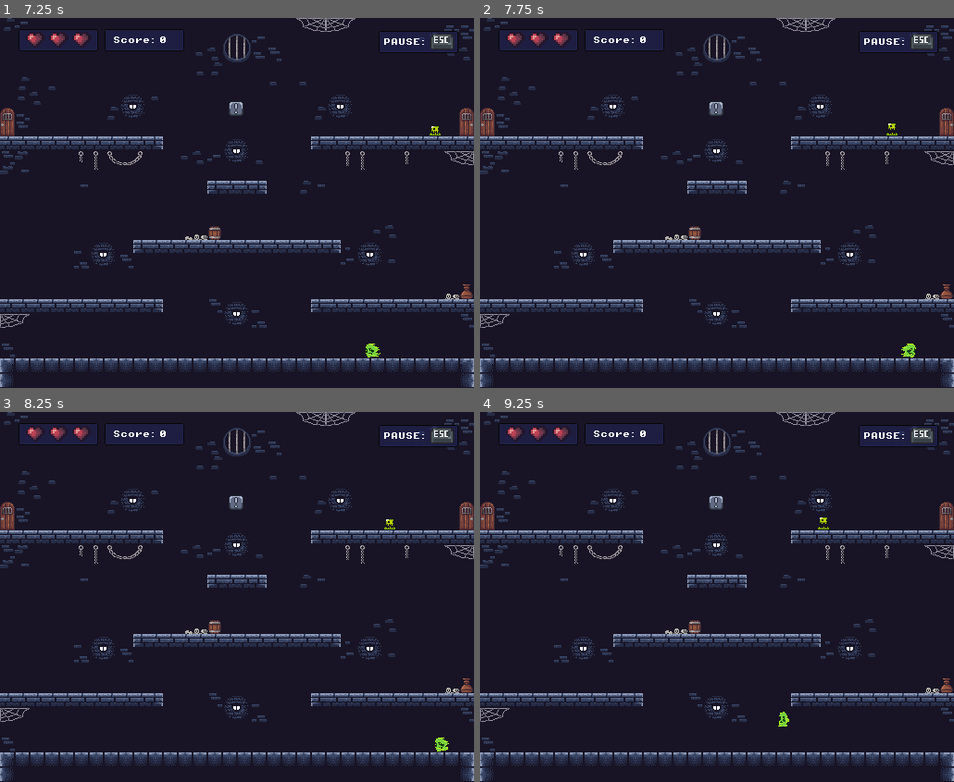
Above: before the commit, frames 1-4 (two rows, left to right).
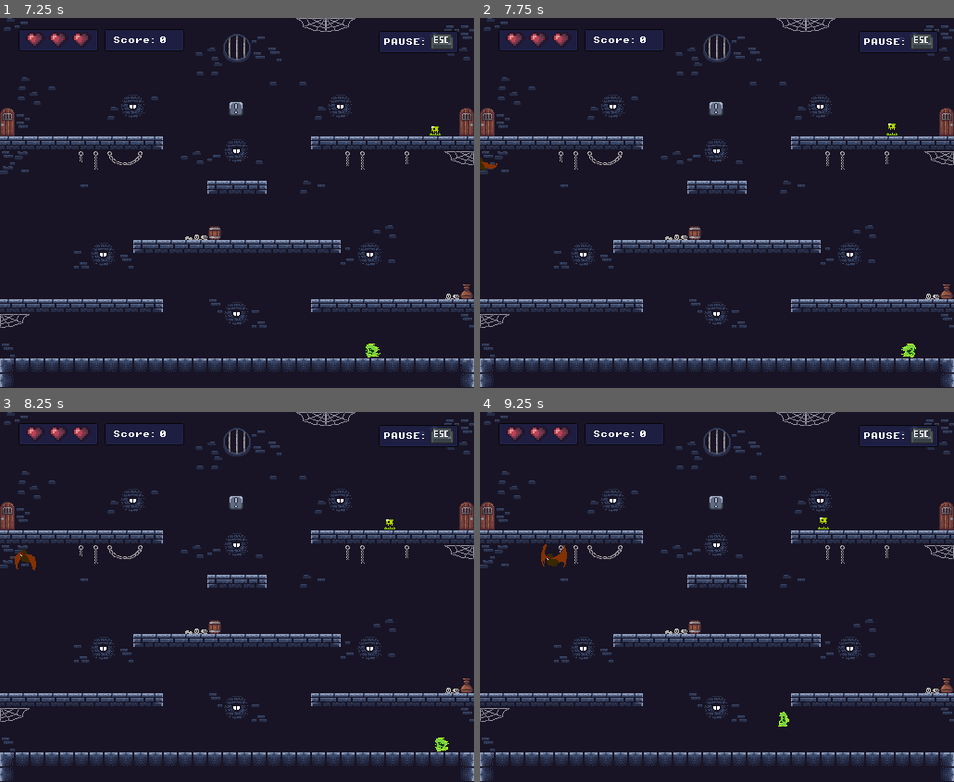
Above: after the commit, the same moments.

Repository: Iizakku/tiimi4_gamejam
Game: Godot game, scene res://Scenes/UI/MainMenu.tscn
Two runs of this game, one before a commit and one after it. Both use one fixed random seed, a clock stepped at 60 frames per second and the inputs below. Sound files missing from this copy of the repository are replaced by a short silence.
Inputs:
- Up to frame 1 (7.25 s): click "Start game" at 0.5 s; click "Start game" at 1.25 s; click "Start" at 2 s; tap Enter at 2.75 s; hold D (move_right) 2.78-4.28 s; tap Space (jump) at 3.02, 3.5, 3.77, 5.27, 6.02, 6.77 s; hold Left (move_left) 4.28-5.03 s; hold D (move_right) 5.03-6.53 s; hold Left (move_left) from 6.53 s (still down)
- Up to frame 2 (7.75 s): release Left (move_left) at 7.28 s; hold D (move_right) from 7.28 s (still down)
- Up to frame 3 (8.25 s): release D (move_right) at 8.03 s; hold Left (move_left) from 8.03 s (still down)
- Up to frame 4 (9.25 s): keep holding Left (move_left); tap Space (jump) at 8.27, 9.02 s

Frame 1 is identical in both runs. In frame 2, less than 0.1% of the frame differs, in the area x 0-4%, y 37-42%; in frame 3, 0.1%; in frame 4, 0.2%, in the area x 12-19%, y 35-42%.

Commit message:
Lisätty lepakko ja sen toiminnot

Diff:
--- /dev/null
+++ b/gamejam/Code/Characters/enemy_3.gd
@@ -0,0 +1,33 @@
+extends CharacterBody2D
+class_name enemy_3
+
+@onready var animated_sprite_2d: AnimatedSprite2D = $AnimatedSprite2D
+
+const speed = 50.0
+var direction = Vector2.RIGHT
+var can_hit = true
+
+# Called when the node enters the scene tree for the first time.
+func _ready() -> void:
+	motion_mode = CharacterBody2D.MOTION_MODE_FLOATING
+
+func _physics_process(delta):
+	velocity = direction * speed
+	move_and_slide()
+
+	for i in range(get_slide_collision_count()):
+		var collision = get_slide_collision(i)
+		var body = collision.get_collider()
+
+		if body is Player:
+			GameManager.take_damage()
+
+
+func _on_area_2d_body_entered(body: Node2D) -> void:
+	if body is Player and can_hit:
+		can_hit = false
+
+		GameManager.take_damage()
+
+		await get_tree().create_timer(0.5).timeout
+		can_hit = true
--- /dev/null
+++ b/gamejam/Code/Level/batspawner.gd
@@ -0,0 +1,18 @@
+extends Node2D
+class_name spawner3
+
+
+@export var enemy_3_scene : PackedScene
+@export var max_enemies = 50
+var current_enemies = 0
+
+
+func _on_timer_timeout() -> void:
+	if current_enemies >= max_enemies:
+		return
+
+	var enemy_3 = enemy_3_scene.instantiate()
+	enemy_3.position = position
+	get_parent().add_child(enemy_3)
+
+	current_enemies += 1
--- /dev/null
+++ b/gamejam/Scenes/Characters/enemy_3.tscn
@@ -0,0 +1,62 @@
+[gd_scene load_steps=9 format=3 uid="uid://dsqlyp63v0fx8"]
+
+[ext_resource type="Script" uid="uid://csfywwxfq4h51" path="res://Code/Characters/enemy_3.gd" id="1_2k5vt"]
+[ext_resource type="Texture2D" uid="uid://du4si0n23ym0q" path="res://Art/Sprites/lepakko.png" id="1_r377l"]
+
+[sub_resource type="AtlasTexture" id="AtlasTexture_2k5vt"]
+atlas = ExtResource("1_r377l")
+region = Rect2(0, 0, 32, 32)
+
+[sub_resource type="AtlasTexture" id="AtlasTexture_h121c"]
+atlas = ExtResource("1_r377l")
+region = Rect2(32, 0, 32, 32)
+
+[sub_resource type="AtlasTexture" id="AtlasTexture_nmncw"]
+atlas = ExtResource("1_r377l")
+region = Rect2(64, 0, 32, 32)
+
+[sub_resource type="SpriteFrames" id="SpriteFrames_r6gke"]
+animations = [{
+"frames": [{
+"duration": 1.0,
+"texture": SubResource("AtlasTexture_2k5vt")
+}, {
+"duration": 1.0,
+"texture": SubResource("AtlasTexture_h121c")
+}, {
+"duration": 1.0,
+"texture": SubResource("AtlasTexture_nmncw")
+}],
+"loop": true,
+"name": &"default",
+"speed": 7.0
+}]
+
+[sub_resource type="CapsuleShape2D" id="CapsuleShape2D_r377l"]
+radius = 6.0
+height = 12.0
+
+[sub_resource type="CapsuleShape2D" id="CapsuleShape2D_2k5vt"]
+radius = 8.0
+height = 16.0
+
+[node name="enemy_3" type="CharacterBody2D"]
+collision_layer = 2
+collision_mask = 4
+script = ExtResource("1_2k5vt")
+
+[node name="AnimatedSprite2D" type="AnimatedSprite2D" parent="."]
+sprite_frames = SubResource("SpriteFrames_r6gke")
+autoplay = "default"
+
+[node name="CollisionShape2D" type="CollisionShape2D" parent="."]
+position = Vector2(-1, 1)
+shape = SubResource("CapsuleShape2D_r377l")
+
+[node name="Area2D" type="Area2D" parent="."]
+
+[node name="CollisionShape2D" type="CollisionShape2D" parent="Area2D"]
+position = Vector2(-1, 1)
+shape = SubResource("CapsuleShape2D_2k5vt")
+
+[connection signal="body_entered" from="Area2D" to="." method="_on_area_2d_body_entered"]
--- a/gamejam/Scenes/Characters/player.tscn
+++ b/gamejam/Scenes/Characters/player.tscn
@@ -83,7 +83,7 @@
 height = 16.0
 
 [node name="Player" type="CharacterBody2D" groups=["player"]]
-collision_mask = 3
+collision_mask = 7
 script = ExtResource("1_40svl")
 
 [node name="AnimatedSprite2D" type="AnimatedSprite2D" parent="."]
--- a/gamejam/Scenes/Levels/level.tscn
+++ b/gamejam/Scenes/Levels/level.tscn
@@ -12,6 +12,8 @@
 [ext_resource type="Script" uid="uid://xtjr44vm8r21" path="res://Code/Level/killzone.gd" id="10_rxcld"]
 [ext_resource type="AudioStream" uid="uid://q35hwguf1u6v" path="res://Audio/Memoraphile_Spooky _Dungeon.mp3" id="11_j3yal"]
 [ext_resource type="PackedScene" uid="uid://nhjneo3dq57" path="res://Scenes/Levels/LevelObjects/stop_button.tscn" id="12_r0lyn"]
+[ext_resource type="Script" uid="uid://bx42l0rbhyefw" path="res://Code/Level/batspawner.gd" id="13_c5s4o"]
+[ext_resource type="PackedScene" uid="uid://dsqlyp63v0fx8" path="res://Scenes/Characters/enemy_3.tscn" id="14_kogc4"]
 
 [sub_resource type="WorldBoundaryShape2D" id="WorldBoundaryShape2D_j3yal"]
 distance = -400.0
@@ -118,8 +120,18 @@
 position = Vector2(514, -10)
 shape = SubResource("SegmentShape2D_i5435")
 
+[node name="BatSpawner" type="Node2D" parent="."]
+position = Vector2(-29, 159)
+script = ExtResource("13_c5s4o")
+enemy_3_scene = ExtResource("14_kogc4")
+
+[node name="Timer" type="Timer" parent="BatSpawner"]
+wait_time = 5.0
+autostart = true
+
 [connection signal="body_entered" from="Killzone" to="Killzone" method="_on_body_entered"]
 [connection signal="body_entered" from="Portals/LeftPortal" to="." method="_on_left_portal_body_entered"]
 [connection signal="body_entered" from="Portals/RightPortal" to="." method="_on_right_portal_body_entered"]
 [connection signal="timeout" from="Spawners/Spawner/Timer" to="Spawners/Spawner" method="_on_timer_timeout"]
 [connection signal="timeout" from="Spawners/Spawner2/Timer" to="Spawners/Spawner2" method="_on_timer_timeout"]
+[connection signal="timeout" from="BatSpawner/Timer" to="BatSpawner" method="_on_timer_timeout"]
Not shown, added: gamejam/Code/Characters/enemy_3.gd.uid
Not shown, added: gamejam/Code/Level/batspawner.gd.uid
Not shown: 1 places in gamejam/Scenes/Levels/level.tscn that only renumber resources
